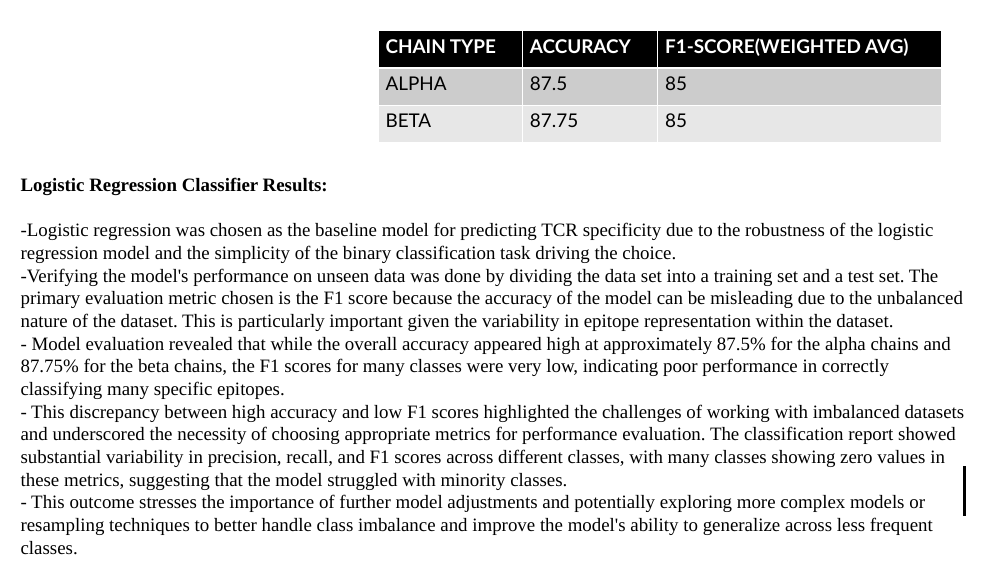
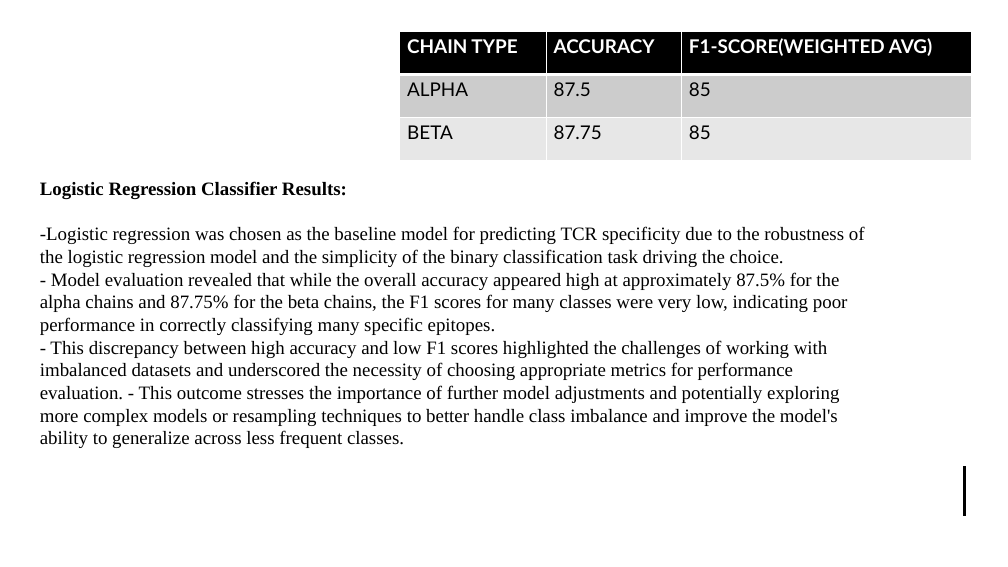
Before and after one commit to UoB-DSMP-2023-24/dsmp-2024-group4, a slide deck: slide 18 of summative presentation/Summative Oral Presentation-Group 4.pptx. Drawn at 1008x567 pixels with LibreOffice and Linux fonts; fonts in the diff are those of the drawing. Boxes give left, top, right and bottom in pixels: in the first picture for what was removed or moved away, otherwise in the second. Text is boxed around its words. In the diff, an @@ line names an element or a change of style, - is before the commit and + after.

Commit message:
final draft ppt

```diff
--- a/summative presentation/Summative Oral Presentation-Group 4.pptx
+++ b/summative presentation/Summative Oral Presentation-Group 4.pptx
@@ table: place and size @@
-table at (378, 31, 941, 143)
+table at (400, 32, 972, 160)
@@ text "Logistic Regression Classifier Results:": place and size @@
-text "Logistic Regression Classifier Results:" at (21, 177, 965, 555)
+text "Logistic Regression Classifier Results:" at (40, 181, 865, 448)
@@ text at (21, 268, 963, 331): paragraph removed @@
--Verifying the model's performance on unseen data was done by dividing the data set into a training set and a test set. The primary evaluation metric chosen is the F1 score because the accuracy of the model can be misleading due to the unbalanced nature of the dataset. This is particularly important given the variability in epitope representation within the dataset.
@@ text at (40, 340, 839, 448): text changed @@
-- This discrepancy between high accuracy and low F1 scores highlighted the challenges of working with imbalanced datasets and underscored the necessity of choosing appropriate metrics for performance evaluation. The classification report showed substantial variability in precision, recall, and F1 scores across different classes, with many classes showing zero values in these metrics, suggesting that the model struggled with minority classes.
-- This outcome stresses the importance of further model adjustments and potentially exploring more complex models or resampling techniques to better handle class imbalance and improve the model's ability to generalize across less frequent classes.
+- This discrepancy between high accuracy and low F1 scores highlighted the challenges of working with imbalanced datasets and underscored the necessity of choosing appropriate metrics for performance evaluation. - This outcome stresses the importance of further model adjustments and potentially exploring more complex models or resampling techniques to better handle class imbalance and improve the model's ability to generalize across less frequent classes.
```
Also in this commit, not shown: 3 other slides changed, 2 other files.
